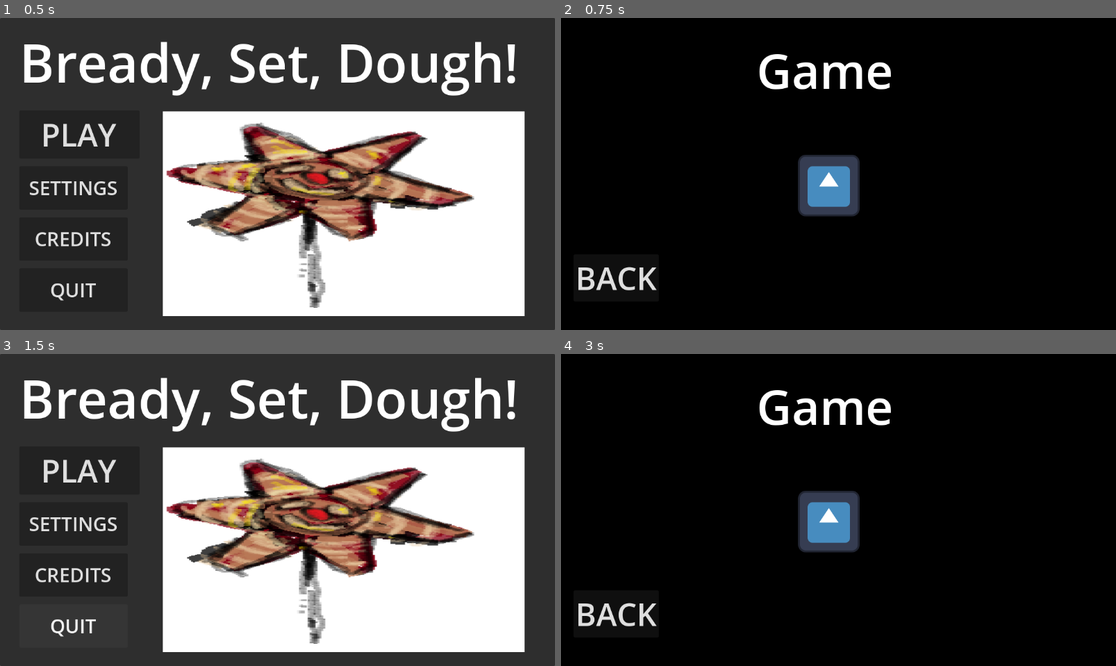
Above: before the commit, frames 1-4 (two rows, left to right).
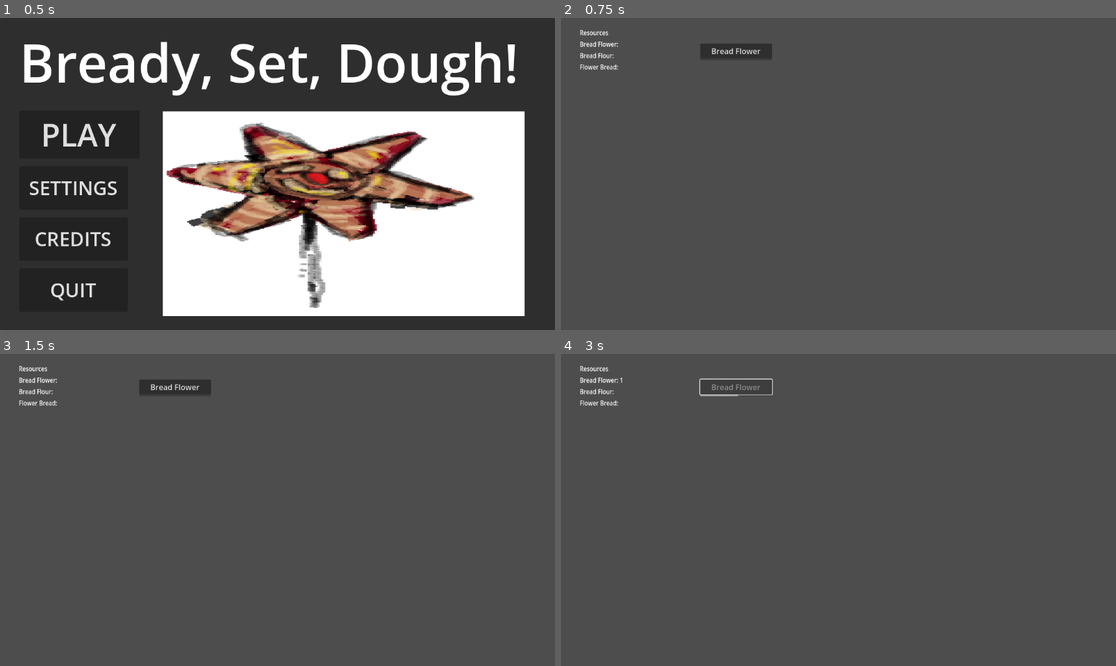
Above: after the commit, the same moments.

Repository: Quackstir/GlobalGameJam2024
Game: Godot game, scene res://main_menu.tscn
Same seed, same stepped clock (60 frames per second), same inputs: the game is played once before the commit and once after it. The engine's default icon, where the game draws it, is replaced by a stand-in: a white triangle on a blue panel in a dark square.
Inputs (mouse positions are in pixels of both pictures, inside the frame that each line leads up to):
- Up to frame 1 (0.5 s): no input
- Up to frame 2 (0.75 s): click "PLAY" at 0.5 s
- Up to frame 3 (1.5 s): click (55, 612) at 1.25 s, where only the run before the commit has a clickable "BACK"
- Up to frame 4 (3 s): click (738, 388) at 2 s, where only the run after the commit has a clickable "Bread Flower"; click (638, 469) at 2.75 s, where only the run before the commit has a clickable "PLAY"

Frame 1 is identical in both runs. In frame 2, 99% of the frame differs, in the area x 0-100%, y 0-100%; in frame 3, 96%; in frame 4, 99%.

Commit message:
Modified resource gen and made main menu goes to game

Diff:
--- a/GGJ 2024 Game/GameManager.gd
+++ b/GGJ 2024 Game/GameManager.gd
@@ -35,23 +35,30 @@
 
 #Progress Bars
 #region Progress Bars
-@onready var bread_flower_progress = $"CanvasLayer/Control/VBoxContainer2/Bread Flower Progress"
-@onready var bread_flour_progress = $"CanvasLayer/Control/VBoxContainer3/Bread Flour Progress"
-@onready var flower_bread_progress = $"CanvasLayer/Control/VBoxContainer4/Flower Bread Progress"
+@onready var bread_flower_progress = $"CanvasLayer/Control/Bread Flower Container/Bread Flower Progress"
+@onready var bread_flour_progress = $"CanvasLayer/Control/Bread Flour Container/Bread Flour Progress"
+@onready var flower_bread_progress = $"CanvasLayer/Control/Flower Bread Container/Flower Bread Progress"
 #endregion
 
 #Timers
 #region Timers
-@onready var bread_flower_timer = $"CanvasLayer/Control/VBoxContainer2/Bread Flower Timer"
-@onready var bread_flour_timer = $"CanvasLayer/Control/VBoxContainer3/Bread Flour Timer"
-@onready var flower_bread_timer = $"CanvasLayer/Control/VBoxContainer4/Flower Bread Timer"
+@onready var bread_flower_timer = $"CanvasLayer/Control/Bread Flower Container/Bread Flower Timer"
+@onready var bread_flour_timer = $"CanvasLayer/Control/Bread Flour Container/Bread Flour Timer"
+@onready var flower_bread_timer = $"CanvasLayer/Control/Flower Bread Container/Flower Bread Timer"
 #endregion
 
 #Buttons
 #region Buttons
-@onready var bread_flower_button = $"CanvasLayer/Control/VBoxContainer2/Bread Flower Button"
-@onready var bread_flour_button = $"CanvasLayer/Control/VBoxContainer3/Bread Flour Button"
-@onready var flower_bread_button = $"CanvasLayer/Control/VBoxContainer4/Flower Bread Button"
+@onready var bread_flower_button = $"CanvasLayer/Control/Bread Flower Container/Bread Flower Button"
+@onready var bread_flour_button = $"CanvasLayer/Control/Bread Flour Container/Bread Flour Button"
+@onready var flower_bread_button = $"CanvasLayer/Control/Flower Bread Container/Flower Bread Button"
+#endregion
+
+#Containers
+#region Containers
+@onready var bread_flower_container = $"CanvasLayer/Control/Bread Flower Container"
+@onready var bread_flour_container = $"CanvasLayer/Control/Bread Flour Container"
+@onready var flower_bread_container = $"CanvasLayer/Control/Flower Bread Container"
 #endregion
 
 # Called when the node enters the scene tree for the first time.
@@ -60,11 +67,17 @@
 	bread_flour_progress.max_value = bread_flour_timer.wait_time
 	flower_bread_progress.max_value = flower_bread_timer.wait_time
 
+	bread_flour_container.visible = false
+	flower_bread_container.visible = false
+
 # Called every frame. 'delta' is the elapsed time since the previous frame.
 func _process(delta):
 	bread_flower_progress.value = bread_flower_timer.time_left
 	bread_flour_progress.value = bread_flour_timer.time_left
 	flower_bread_progress.value = flower_bread_timer.time_left
+
+	if BreadFlower >= FlowerToBreadFlour: bread_flour_container.visible = true
+	if FlowerBread >= FlourToFlowerBread: flower_bread_container.visible = true
 
 	if FlowerBread > 1000:
 		animation_player.play("FadeGameOver")
--- a/GGJ 2024 Game/Objects/resource_generator.tscn
+++ b/GGJ 2024 Game/Objects/resource_generator.tscn
@@ -4,6 +4,7 @@
 [ext_resource type="PackedScene" uid="uid://dg3uwahkagg3o" path="res://Objects/ResourceLabel.tscn" id="2_a6ryy"]
 
 [node name="Resource Generator" type="VBoxContainer"]
+visible = false
 offset_right = 156.83
 offset_bottom = 62.0
 theme_override_constants/separation = 0
--- a/GGJ 2024 Game/Resource Generator.gd
+++ b/GGJ 2024 Game/Resource Generator.gd
@@ -5,6 +5,11 @@
 @export var resourceGeneratedLabel:PackedScene
 @onready var node_2d = $Node2D
 @export var TimeToGenerate: float
+
+@export_category("Appear at Amount")
+@export var Appear_BreadFlower: int
+@export var Appear_BreadFlour: int
+@export var Appear_FlowerBread: int
 
 @export_category("Costs")
 @export var Cost_BreadFlower: int
@@ -38,6 +43,11 @@
 func _process(delta):
 	generator_progress_bar.value = time_to_add.time_left
 
+	if (gameManager.BreadFlower < Appear_BreadFlower): return
+	if (gameManager.BreadFlour < Appear_BreadFlour): return
+	if (gameManager.FlowerBread < Appear_FlowerBread): return
+	visible = true
+
 func _on_generator_button_button_down():
 	if (gameManager.BreadFlower < Cost_BreadFlower): return
 	if (gameManager.BreadFlour < Cost_BreadFlour): return
@@ -54,9 +64,20 @@
 	generator_progress_bar.max_value = time_to_add.wait_time
 
 func _on_time_to_add_timeout():
-	gameManager.BreadFlower += Generates_BreadFlower
-	gameManager.BreadFlour += Generates_BreadFlour
-	gameManager.FlowerBread += Generates_FlowerBread
+	var breadFlowerDelta = Generates_BreadFlower
+	var breadFlourDelta = Generates_BreadFlour
+	var flowerBreadDelta = Generates_FlowerBread
+
+	gameManager.BreadFlower += breadFlowerDelta
+	gameManager.BreadFlour += breadFlourDelta
+	gameManager.FlowerBread += flowerBreadDelta
+
+	#gameManager.BreadFlower -= gameManager.FlowerToBreadFlour * generatorAmount
+	#gameManager.BreadFlour -= gameManager.FlourToFlowerBread * generatorAmount
+
+	#breadFlowerDelta -= gameManager.FlowerToBreadFlour * generatorAmount
+	#breadFlourDelta -= gameManager.FlourToFlowerBread * generatorAmount
+
 	var resourceLabel = resourceGeneratedLabel.instantiate()
 	get_tree().get_root().add_child(resourceLabel)
 	resourceLabel.position = node_2d.global_position
--- a/GGJ 2024 Game/game.tscn
+++ b/GGJ 2024 Game/game.tscn
@@ -92,7 +92,7 @@
 grow_horizontal = 2
 grow_vertical = 2
 
-[node name="Resource Generator" parent="CanvasLayer/Control" node_paths=PackedStringArray("gameManager") instance=ExtResource("2_un4l8")]
+[node name="Bread Flower Gen" parent="CanvasLayer/Control" node_paths=PackedStringArray("gameManager") instance=ExtResource("2_un4l8")]
 layout_mode = 0
 offset_left = 296.0
 offset_top = 209.0
@@ -100,13 +100,14 @@
 offset_bottom = 271.0
 gameManager = NodePath("../../..")
 TimeToGenerate = 5.0
+Appear_BreadFlour = 3
 Cost_BreadFlower = 5
 CostIncrease_BreadFlower = 10
 InitialGenerates_BreadFlower = 5
 Text_BeforePurchase = "Cost 5 Bread Flower"
 Text_Generates = "Bread Flower Generators"
 
-[node name="Resource Generator2" parent="CanvasLayer/Control" node_paths=PackedStringArray("gameManager") instance=ExtResource("2_un4l8")]
+[node name="Bread Flour Gen" parent="CanvasLayer/Control" node_paths=PackedStringArray("gameManager") instance=ExtResource("2_un4l8")]
 layout_mode = 0
 offset_left = 535.0
 offset_top = 209.0
@@ -114,13 +115,14 @@
 offset_bottom = 271.0
 gameManager = NodePath("../../..")
 TimeToGenerate = 7.0
-Cost_FlowerBread = 3
-CostIncrease_FlowerBread = 5
+Appear_BreadFlour = 7
+Cost_BreadFlour = 5
+CostIncrease_BreadFlour = 5
 InitialGenerates_BreadFlour = 5
 Text_BeforePurchase = "Cost 5 Flower Bread"
 Text_Generates = "Bread Flour Generators"
 
-[node name="Resource Generator3" parent="CanvasLayer/Control" node_paths=PackedStringArray("gameManager") instance=ExtResource("2_un4l8")]
+[node name="Flower Bread Gen" parent="CanvasLayer/Control" node_paths=PackedStringArray("gameManager") instance=ExtResource("2_un4l8")]
 layout_mode = 0
 offset_left = 800.0
 offset_top = 210.0
@@ -128,6 +130,7 @@
 offset_bottom = 272.0
 gameManager = NodePath("../../..")
 TimeToGenerate = 10.0
+Appear_FlowerBread = 13
 Cost_BreadFlour = 5
 CostIncrease_BreadFlour = 5
 Cost_FlowerBread = 3
@@ -136,7 +139,7 @@
 Text_BeforePurchase = "Cost 5 Bread Flour"
 Text_Generates = "Flower Bread Generators"
 
-[node name="VBoxContainer2" type="VBoxContainer" parent="CanvasLayer/Control"]
+[node name="Bread Flower Container" type="VBoxContainer" parent="CanvasLayer/Control"]
 layout_mode = 0
 offset_left = 289.0
 offset_top = 53.0
@@ -144,22 +147,22 @@
 offset_bottom = 113.535
 theme_override_constants/separation = 0
 
-[node name="Bread Flower Timer" type="Timer" parent="CanvasLayer/Control/VBoxContainer2"]
+[node name="Bread Flower Timer" type="Timer" parent="CanvasLayer/Control/Bread Flower Container"]
 process_callback = 0
-wait_time = 5.0
+wait_time = 2.0
 one_shot = true
 
-[node name="Bread Flower Button" type="Button" parent="CanvasLayer/Control/VBoxContainer2"]
+[node name="Bread Flower Button" type="Button" parent="CanvasLayer/Control/Bread Flower Container"]
 layout_mode = 2
 text = "Bread Flower"
 
-[node name="Bread Flower Progress" type="ProgressBar" parent="CanvasLayer/Control/VBoxContainer2"]
+[node name="Bread Flower Progress" type="ProgressBar" parent="CanvasLayer/Control/Bread Flower Container"]
 layout_mode = 2
 size_flags_vertical = 1
 size_flags_stretch_ratio = 0.0
 show_percentage = false
 
-[node name="VBoxContainer3" type="VBoxContainer" parent="CanvasLayer/Control"]
+[node name="Bread Flour Container" type="VBoxContainer" parent="CanvasLayer/Control"]
 layout_mode = 0
 offset_left = 531.0
 offset_top = 55.0
@@ -167,22 +170,22 @@
 offset_bottom = 117.0
 theme_override_constants/separation = 0
 
-[node name="Bread Flour Timer" type="Timer" parent="CanvasLayer/Control/VBoxContainer3"]
+[node name="Bread Flour Timer" type="Timer" parent="CanvasLayer/Control/Bread Flour Container"]
 process_callback = 0
 wait_time = 7.0
 one_shot = true
 
-[node name="Bread Flour Button" type="Button" parent="CanvasLayer/Control/VBoxContainer3"]
+[node name="Bread Flour Button" type="Button" parent="CanvasLayer/Control/Bread Flour Container"]
 layout_mode = 2
 text = "Bread Flour"
 
-[node name="Bread Flour Progress" type="ProgressBar" parent="CanvasLayer/Control/VBoxContainer3"]
+[node name="Bread Flour Progress" type="ProgressBar" parent="CanvasLayer/Control/Bread Flour Container"]
 layout_mode = 2
 size_flags_vertical = 1
 size_flags_stretch_ratio = 0.0
 show_percentage = false
 
-[node name="VBoxContainer4" type="VBoxContainer" parent="CanvasLayer/Control"]
+[node name="Flower Bread Container" type="VBoxContainer" parent="CanvasLayer/Control"]
 layout_mode = 0
 offset_left = 797.0
 offset_top = 58.0
@@ -190,16 +193,16 @@
 offset_bottom = 120.0
 theme_override_constants/separation = 0
 
-[node name="Flower Bread Timer" type="Timer" parent="CanvasLayer/Control/VBoxContainer4"]
+[node name="Flower Bread Timer" type="Timer" parent="CanvasLayer/Control/Flower Bread Container"]
 process_callback = 0
 wait_time = 10.0
 one_shot = true
 
-[node name="Flower Bread Button" type="Button" parent="CanvasLayer/Control/VBoxContainer4"]
+[node name="Flower Bread Button" type="Button" parent="CanvasLayer/Control/Flower Bread Container"]
 layout_mode = 2
 text = "Flower Bread"
 
-[node name="Flower Bread Progress" type="ProgressBar" parent="CanvasLayer/Control/VBoxContainer4"]
+[node name="Flower Bread Progress" type="ProgressBar" parent="CanvasLayer/Control/Flower Bread Container"]
 layout_mode = 2
 size_flags_vertical = 1
 size_flags_stretch_ratio = 0.0
@@ -236,9 +239,9 @@
 text = "Flower Bread:"
 willMove = false
 
-[connection signal="timeout" from="CanvasLayer/Control/VBoxContainer2/Bread Flower Timer" to="." method="_on_bread_flower_timer_timeout"]
-[connection signal="button_down" from="CanvasLayer/Control/VBoxContainer2/Bread Flower Button" to="." method="_on_bread_flower_button_button_down"]
-[connection signal="timeout" from="CanvasLayer/Control/VBoxContainer3/Bread Flour Timer" to="." method="_on_bread_flour_timer_timeout"]
-[connection signal="button_down" from="CanvasLayer/Control/VBoxContainer3/Bread Flour Button" to="." method="_on_bread_flour_button_button_down"]
-[connection signal="timeout" from="CanvasLayer/Control/VBoxContainer4/Flower Bread Timer" to="." method="_on_flower_bread_timer_timeout"]
-[connection signal="button_down" from="CanvasLayer/Control/VBoxContainer4/Flower Bread Button" to="." method="_on_flower_bread_button_button_down"]
+[connection signal="timeout" from="CanvasLayer/Control/Bread Flower Container/Bread Flower Timer" to="." method="_on_bread_flower_timer_timeout"]
+[connection signal="button_down" from="CanvasLayer/Control/Bread Flower Container/Bread Flower Button" to="." method="_on_bread_flower_button_button_down"]
+[connection signal="timeout" from="CanvasLayer/Control/Bread Flour Container/Bread Flour Timer" to="." method="_on_bread_flour_timer_timeout"]
+[connection signal="button_down" from="CanvasLayer/Control/Bread Flour Container/Bread Flour Button" to="." method="_on_bread_flour_button_button_down"]
+[connection signal="timeout" from="CanvasLayer/Control/Flower Bread Container/Flower Bread Timer" to="." method="_on_flower_bread_timer_timeout"]
+[connection signal="button_down" from="CanvasLayer/Control/Flower Bread Container/Flower Bread Button" to="." method="_on_flower_bread_button_button_down"]
--- a/GGJ 2024 Game/main_menu.gd
+++ b/GGJ 2024 Game/main_menu.gd
@@ -4,7 +4,7 @@
 	get_tree().change_scene_to_file("res://Credits.tscn")
 
 func _on_play_button_pressed():
-	get_tree().change_scene_to_file("res://Mock Game.tscn")
+	get_tree().change_scene_to_file("res://game.tscn")
 
 func _on_settings_button_pressed():
 	get_tree().change_scene_to_file("res://Settings.tscn")
